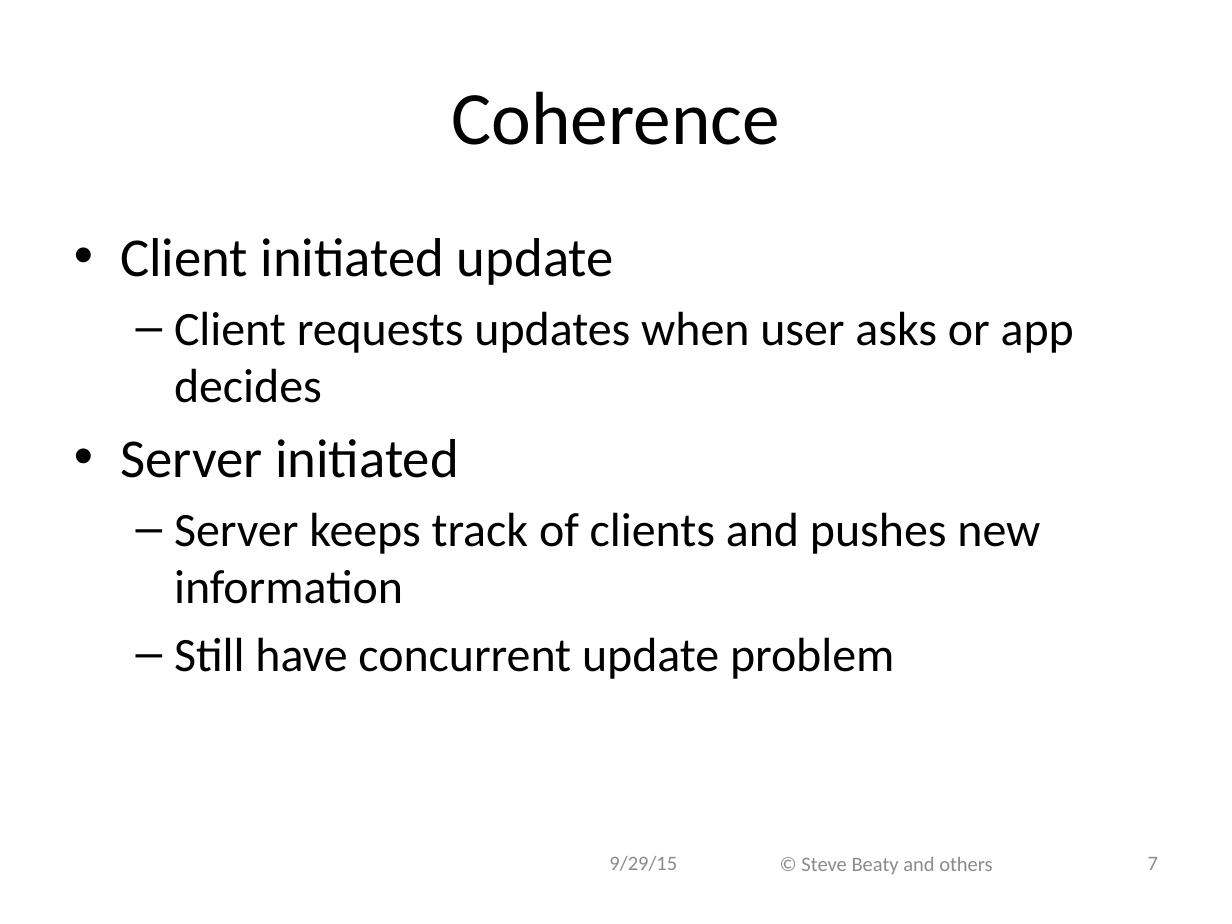
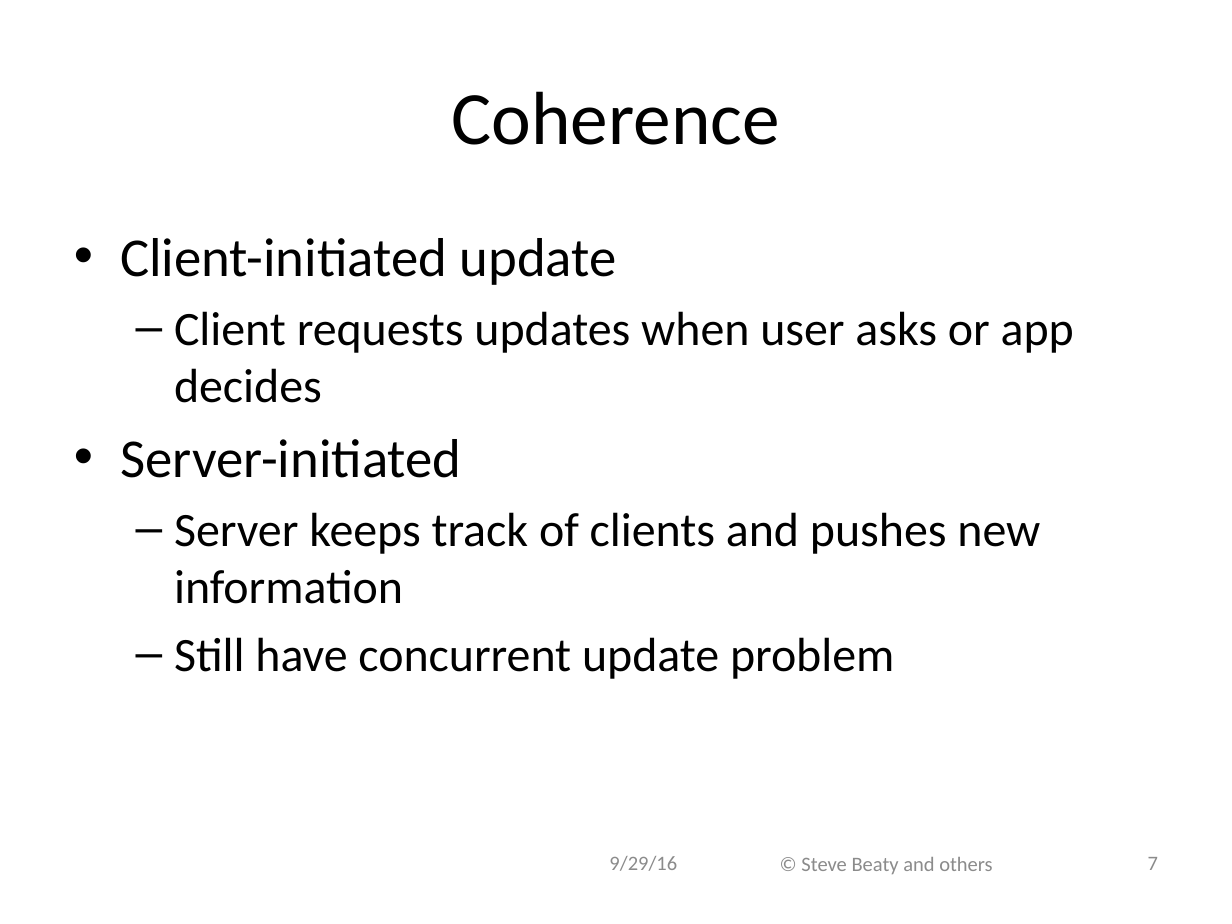
Before and after one commit to ivogeorg/cs1030, a slide deck: slide 7 of slides-steve/Chapter 10.pptx. Drawn at 1232x924 pixels with LibreOffice and Linux fonts; fonts in the diff are those of the drawing; background and template pictures are left out. Boxes give left, top, right and bottom in pixels: in the first picture for what was removed or moved away, otherwise in the second. Text is boxed around its words. In the diff, an @@ line names an element or a change of style, - is before the commit and + after.

```diff
--- a/slides-steve/Chapter 10.pptx
+++ b/slides-steve/Chapter 10.pptx
@@ text at [120,238,617,285]: text changed @@
-• Client initiated update
+• Client-initiated update
@@ text at [120,439,462,478]: text changed @@
-• Server initiated
+• Server-initiated
@@ text at [609,856,677,871]: text changed @@
-9/29/15
+9/29/16
```
Also in this commit, not shown: 40 other slides changed, 1 other file.
